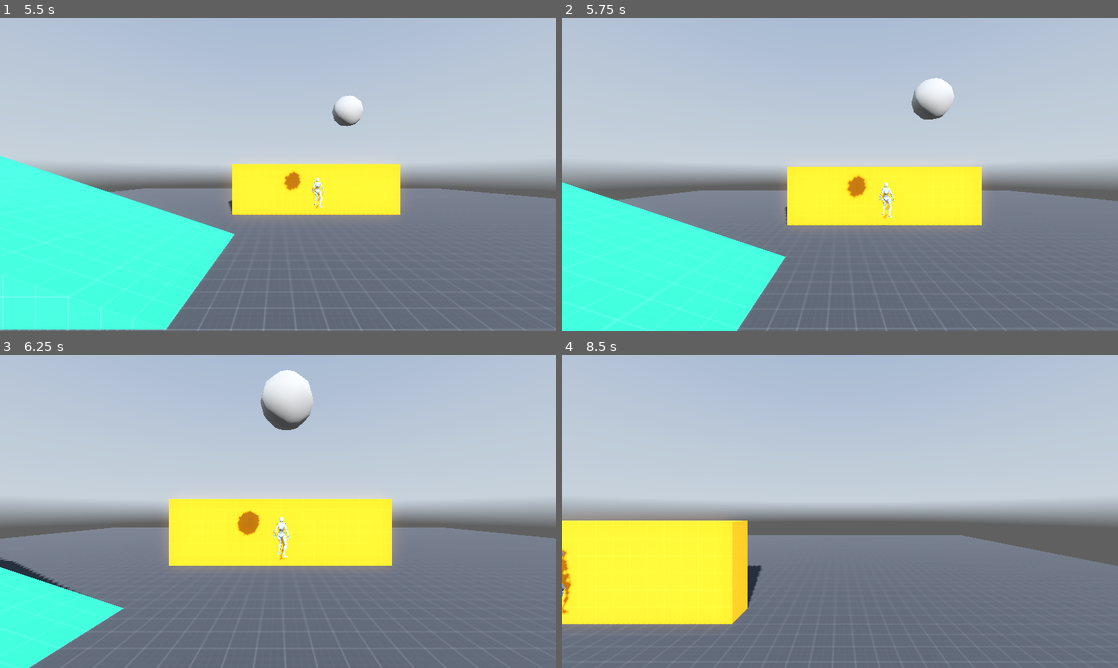
Above: before the commit, frames 1-4 (two rows, left to right).
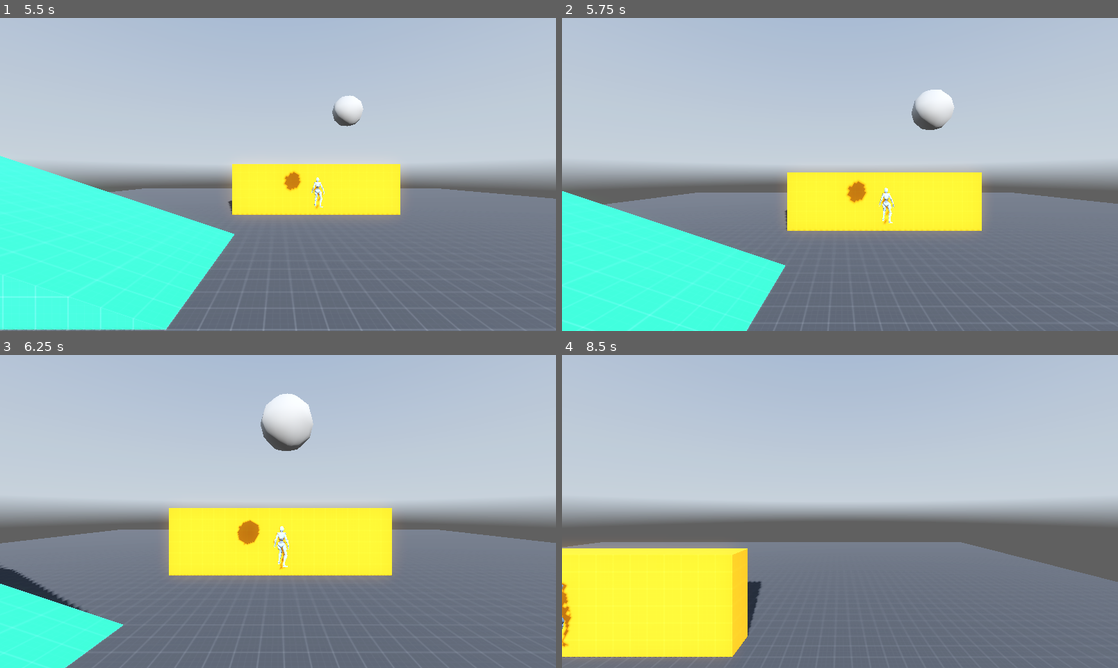
Above: after the commit, the same moments.

Repository: btarg/third-person-controller
Game: Godot game, scene res://Scenes/Levels/prototype.tscn
Two runs of this game, one before a commit and one after it. Both use one fixed random seed, a clock stepped at 60 frames per second and the inputs below. A sky picture missing from this copy of the repository is replaced by a grey-blue gradient.
Inputs (mouse positions are in pixels of both pictures, inside the frame that each line leads up to):
- Up to frame 1 (5.5 s): tap Enter at 0.5 s; move the mouse to (305, 174) at 0.52 s; hold W (move_forwards) from 0.53 s (still down); tap 7 at 0.6, 1.55, 2.3, 2.85, 3.8, 4.55, 5.3 s; tap Space (jump) at 0.77, 1.52, 3.02, 3.77, 4.52 s; move the mouse to (250, 174) at 1.27 s; click (250, 174) at 1.35 s; move the mouse to (289, 168) at 2.02 s; hold Shift (run) 2.03-2.78 s; move the mouse to (272, 180) at 2.77 s; move the mouse to (316, 177) at 3.52 s; tap F at 3.6 s; tap Escape (ui_cancel) at 4.15 s; move the mouse to (233, 171) at 4.27 s; tap P at 4.35 s; move the mouse to (283, 174) at 5.02 s; tap R at 5.1 s
- Up to frame 2 (5.75 s): keep holding W (move_forwards)
- Up to frame 3 (6.25 s): move the mouse to (194, 433) at 5.77 s; release W (move_forwards) at 5.78 s; hold D (move_right) from 5.78 s (still down); tap 1 at 5.85 s; tap Space (jump) at 6.02 s; tap 7 at 6.05 s
- Up to frame 4 (8.5 s): move the mouse to (962, 495) at 6.52 s; release D (move_right) at 6.53 s; hold W (move_forwards) 6.53-7.28 s; tap 7 at 6.6, 7.55, 8.3 s; tap Space (jump) at 6.77, 7.52 s; move the mouse to (728, 527) at 7.27 s; hold D (move_right) 7.28-8.03 s; click (728, 527) at 7.35 s; move the mouse to (895, 442) at 8.02 s; hold S (move_backwards) from 8.03 s (still down); hold Shift (run) from 8.03 s (still down)

Frame 1 is identical in both runs. In frame 2, 4.3% of the frame differs, in the area x 0-100%, y 19-100%; in frame 3, 7.5%; in frame 4, 9.1%, in the area x 0-100%, y 52-99%.
Error before the commit: Invalid access to property or key '<Resource#-9223372005531712198>' on a base object of type 'Dictionary'. (res://Scripts/BattleSystem/DataStructures/Character…
Error after the commit: Invalid access to property or key '<Resource#-9223372005246499525>' on a base object of type 'Dictionary'. (res://Scripts/BattleSystem/DataStructures/Character…

Commit message:
Move enums to separate class

Diff:
--- a/Scripts/BattleSystem/BattleCharacter.gd
+++ b/Scripts/BattleSystem/BattleCharacter.gd
@@ -1,14 +1,7 @@
 extends Node
 class_name BattleCharacter
 
-enum CharacterType {
-    PLAYER,
-    FRIENDLY,
-    NEUTRAL,
-    ENEMY
-}
-
-@export var character_type : CharacterType = CharacterType.PLAYER
+@export var character_type : BattleEnums.CharacterType = BattleEnums.CharacterType.PLAYER
 
 @export var default_character_name: String = "Test Enemy"
 @onready var character_name : String = default_character_name:
@@ -25,7 +18,9 @@
 
 
 @onready var stats := $CharacterStats as CharacterStats
+
 @onready var current_hp: float = stats.get_stat(CharacterStatEntry.ECharacterStat.MaxHP)
+@onready var vitality := stats.get_stat(CharacterStatEntry.ECharacterStat.Vitality)
 
 signal LeaveBattle
 
@@ -56,7 +51,7 @@
 
 
 func roll_initiative() -> int:
-    initiative = DiceRoller.roll_flat(20, 1)
+    initiative = DiceRoller.roll_flat(20, 1) + int(vitality)
     return initiative
 
 func battle_input(event) -> void:
--- a/Scripts/BattleSystem/Behaviour/Enemy/TestEnemy/TestEnemyThinkState.gd
+++ b/Scripts/BattleSystem/Behaviour/Enemy/TestEnemy/TestEnemyThinkState.gd
@@ -16,22 +16,18 @@
 
 func enter() -> void:
     print(battle_character.character_name + " is thinking about what to do")
-    await wait(0.5)
+    await wait(0.75)
 
     _stop_thinking()
     battle_character.battle_state.ready_next_turn()
 
 func _stop_thinking() -> void:
-    print(battle_character.character_name + " has stopped thinking")
     Transitioned.emit(self, "IdleState")
 
-func exit() -> void: pass
+func exit() -> void:
+    print(battle_character.character_name + " has stopped thinking")
 
-func update(delta: float) -> void: pass
-
-func physics_update(delta: float) -> void: pass
-
-
-func input_update(event: InputEvent) -> void: pass
-
-func unhandled_input_update(event: InputEvent) -> void: pass
+func update(_delta: float) -> void: pass
+func physics_update(_delta: float) -> void: pass
+func input_update(_event: InputEvent) -> void: pass
+func unhandled_input_update(_event: InputEvent) -> void: pass
--- a/Scripts/BattleSystem/Behaviour/Player/PlayerThinkState.gd
+++ b/Scripts/BattleSystem/Behaviour/Player/PlayerThinkState.gd
@@ -22,9 +22,9 @@
 func exit() -> void:
     print(battle_character.character_name + " has stopped thinking")
 
-func update(delta: float) -> void: pass
+func update(_delta: float) -> void: pass
 
-func physics_update(delta: float) -> void: pass
+func physics_update(_delta: float) -> void: pass
 
 func shoot_ray() -> void:
     var camera := battle_state.top_down_player.camera
@@ -62,4 +62,4 @@
         _stop_thinking()
         battle_character.battle_state.ready_next_turn()
 
-func unhandled_input_update(event: InputEvent) -> void: pass
+func unhandled_input_update(_event: InputEvent) -> void: pass
--- /dev/null
+++ b/Scripts/BattleSystem/DataStructures/BattleEnums.gd
@@ -0,0 +1,27 @@
+class_name BattleEnums
+
+enum CharacterType {
+    PLAYER,
+    FRIENDLY,
+    NEUTRAL,
+    ENEMY
+}
+enum ESkillResult {
+    SR_Success,
+    SR_Critical,
+    SR_Resisted,
+    SR_Evaded,
+    SR_Absorbed,
+    SR_Reflected,
+    SR_Fail,
+    SR_NotEnoughHP,
+    SR_NotEnoughSP
+}
+
+enum EAffinityType {
+    Weak,
+    Resist,
+    Immune,
+    Reflect,
+    Absorb
+}
--- a/Scripts/BattleSystem/DataStructures/CharacterStats.gd
+++ b/Scripts/BattleSystem/DataStructures/CharacterStats.gd
@@ -38,7 +38,6 @@
             stat_value = entry.stat_value
             break
     var stat_value_with_modifiers: float = stat_value
-    print(">>> STAT VALUE: " + str(stat_value))
     var stat_modifiers_copy := stat_modifiers
 
     # sort stat modifiers by turns left
--- a/Scripts/GameMode/States/BattleState.gd
+++ b/Scripts/GameMode/States/BattleState.gd
@@ -55,7 +55,7 @@
         if not inserted:
             turn_order.append(character)
 
-    if character.character_type == BattleCharacter.CharacterType.ENEMY:
+    if character.character_type == BattleEnums.CharacterType.ENEMY:
 
         enemy_units.append(character)
 
@@ -72,7 +72,7 @@
     # set the name in the script so the character instance knows its proper name in battle
     character.character_name = character_name
 
-    if character.character_type == BattleCharacter.CharacterType.PLAYER:
+    if character.character_type == BattleEnums.CharacterType.PLAYER:
         player_units.append(character)
 
 
@@ -84,9 +84,9 @@
         return
 
 
-    if character.character_type == BattleCharacter.CharacterType.ENEMY:
+    if character.character_type == BattleEnums.CharacterType.ENEMY:
         enemy_units.erase(character)
-    elif character.character_type == BattleCharacter.CharacterType.PLAYER:
+    elif character.character_type == BattleEnums.CharacterType.PLAYER:
         player_units.erase(character)
 
     turn_order.erase(character)
@@ -146,6 +146,8 @@
     character_counts.clear()
 
     top_down_player.enabled = false
+
+    print("Battle State left")
 
 func update(_delta) -> void:
     pass
